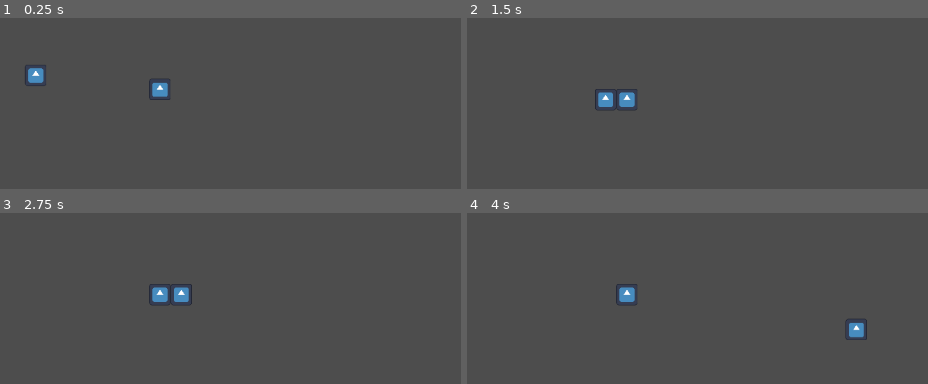
Above: before the commit, frames 1-4 (two rows, left to right).
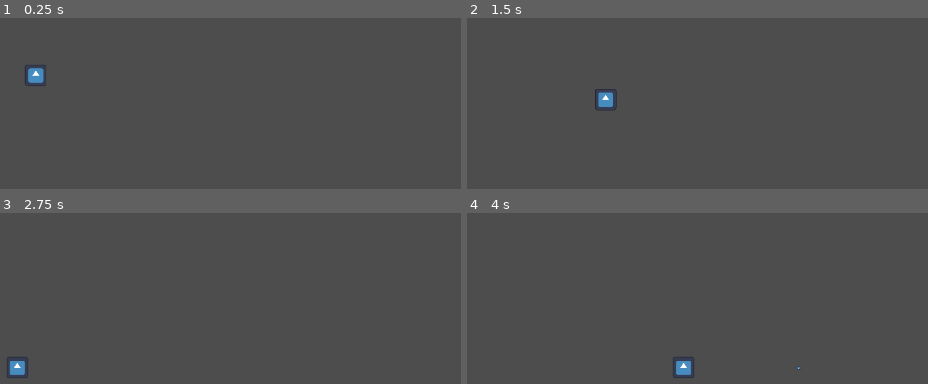
Above: after the commit, the same moments.

Repository: pengpa0012/godot-2d-multiplayer
Game: Godot game, scene res://scenes/world.tscn
Same seed, same stepped clock (60 frames per second), same inputs: the game is played once before the commit and once after it. The engine's default icon, where the game draws it, is replaced by a stand-in: a white triangle on a blue panel in a dark square.
Inputs:
- Up to frame 1 (0.25 s): no input
- Up to frame 2 (1.5 s): tap Enter (ui_accept) at 0.5, 0.77 s; hold D (ui_right) from 0.53 s (still down)
- Up to frame 3 (2.75 s): tap Enter (ui_accept) at 1.52 s; release D (ui_right) at 2.03 s; hold A (ui_left) from 2.03 s (still down)
- Up to frame 4 (4 s): release A (ui_left) at 2.78 s; hold D (ui_right) from 2.78 s (still down); tap Enter (ui_accept) at 3.02, 3.77 s

The runs differ from the first frame. In frame 1, 0.4% of the frame differs, in the area x 32-37%, y 35-48%; in frame 2, 0.4%; in frame 3, 1.2%; in frame 4, 1.2%, in the area x 32-87%, y 41-97%.

Commit message:
added bullet projectiles

Diff:
--- /dev/null
+++ b/scenes/bullet.tscn
@@ -0,0 +1,18 @@
+[gd_scene load_steps=4 format=3 uid="uid://laeimbpapg1m"]
+
+[ext_resource type="Script" path="res://script/bullet.gd" id="1_xvjak"]
+[ext_resource type="Texture2D" uid="uid://ctm4d7ihfhpua" path="res://icon.svg" id="2_472we"]
+
+[sub_resource type="CircleShape2D" id="CircleShape2D_gpm71"]
+radius = 3.0
+
+[node name="bullet" type="Area2D"]
+script = ExtResource("1_xvjak")
+
+[node name="Sprite2D" type="Sprite2D" parent="."]
+position = Vector2(-4.76837e-07, 4.76837e-07)
+scale = Vector2(0.0390625, 0.0390625)
+texture = ExtResource("2_472we")
+
+[node name="CollisionShape2D" type="CollisionShape2D" parent="."]
+shape = SubResource("CircleShape2D_gpm71")
--- a/scenes/player.tscn
+++ b/scenes/player.tscn
@@ -16,3 +16,6 @@
 
 [node name="CollisionShape2D" type="CollisionShape2D" parent="."]
 shape = SubResource("RectangleShape2D_dr52g")
+
+[node name="Muzzle" type="Marker2D" parent="."]
+position = Vector2(16, 1)
--- /dev/null
+++ b/scenes/wall.tscn
@@ -0,0 +1,14 @@
+[gd_scene load_steps=3 format=3 uid="uid://h3nkdsyaugjc"]
+
+[ext_resource type="Script" path="res://script/wall.gd" id="1_ai4qf"]
+
+[sub_resource type="RectangleShape2D" id="RectangleShape2D_3psua"]
+size = Vector2(4, 620)
+
+[node name="Wall" type="Area2D"]
+script = ExtResource("1_ai4qf")
+
+[node name="CollisionShape2D" type="CollisionShape2D" parent="."]
+shape = SubResource("RectangleShape2D_3psua")
+
+[connection signal="body_entered" from="." to="." method="_on_body_entered"]
--- a/scenes/world.tscn
+++ b/scenes/world.tscn
@@ -1,9 +1,10 @@
-[gd_scene load_steps=7 format=3 uid="uid://2xfd472h00o3"]
+[gd_scene load_steps=8 format=3 uid="uid://2xfd472h00o3"]
 
 [ext_resource type="Script" path="res://script/world.gd" id="1_hmw30"]
 [ext_resource type="PackedScene" uid="uid://ddtt44lrgtjvg" path="res://scenes/player.tscn" id="2_t71fn"]
 [ext_resource type="Resource" uid="uid://d1d6g8d22v4a1" path="res://script/player_1_controls.tres" id="3_ed6sp"]
 [ext_resource type="Resource" uid="uid://qixwyxo8u74a" path="res://script/player_2_controls.tres" id="4_lbvn2"]
+[ext_resource type="PackedScene" uid="uid://h3nkdsyaugjc" path="res://scenes/wall.tscn" id="5_la1nb"]
 
 [sub_resource type="RectangleShape2D" id="RectangleShape2D_fb67b"]
 size = Vector2(1146, 20)
@@ -51,8 +52,15 @@
 shape = SubResource("RectangleShape2D_ruds6")
 
 [node name="player2" parent="." instance=ExtResource("2_t71fn")]
+visible = false
 position = Vector2(718, 323)
 controls = ExtResource("4_lbvn2")
 
 [node name="player" parent="." instance=ExtResource("2_t71fn")]
 controls = ExtResource("3_ed6sp")
+
+[node name="Wall2" parent="." instance=ExtResource("5_la1nb")]
+position = Vector2(-13, 295)
+
+[node name="Wall" parent="." instance=ExtResource("5_la1nb")]
+position = Vector2(1158, 284)
--- /dev/null
+++ b/script/bullet.gd
@@ -0,0 +1,11 @@
+extends Area2D
+
+var speed = 750
+
+func _physics_process(delta):
+	position += transform.x * speed * delta
+
+func _on_Bullet_body_entered(body):
+	if body.is_in_group("mobs"):
+		body.queue_free()
+	queue_free()
--- a/script/player.gd
+++ b/script/player.gd
@@ -5,6 +5,8 @@
 const JUMP_VELOCITY = -350.0
 var direction
 @export var controls: Resource = null
+var Bullet = preload("res://scenes/bullet.tscn")
+
 
 # Get the gravity from the project settings to be synced with RigidBody nodes.
 var gravity = ProjectSettings.get_setting("physics/2d/default_gravity")
@@ -17,7 +19,8 @@
 
 	# Handle Jump.
 	if Input.is_action_just_pressed(controls.jump) and is_on_floor():
-		velocity.y = JUMP_VELOCITY
+#		velocity.y = JUMP_VELOCITY
+		shoot()
 
 	# Get the input direction and handle the movement/deceleration.
 	# As good practice, you should replace UI actions with custom gameplay actions.
@@ -29,3 +32,8 @@
 		velocity.x = move_toward(velocity.x, 0, SPEED)
 
 	move_and_slide()
+
+func shoot():
+	var b = Bullet.instantiate()
+	add_child(b)
+	b.transform = $Muzzle.transform
--- /dev/null
+++ b/script/wall.gd
@@ -0,0 +1,5 @@
+extends Area2D
+
+
+func _on_body_entered(body):
+	print(body)
